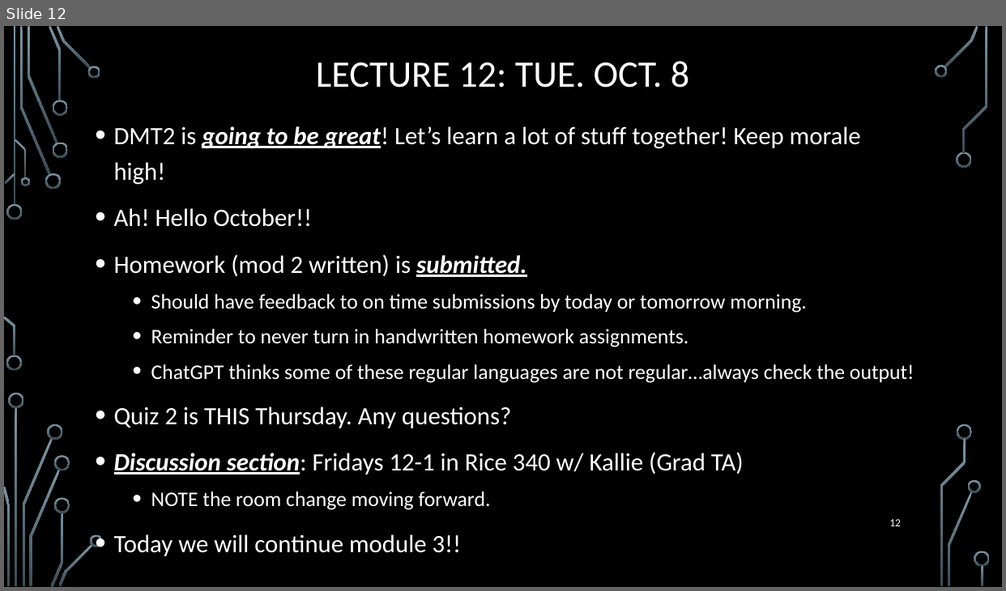
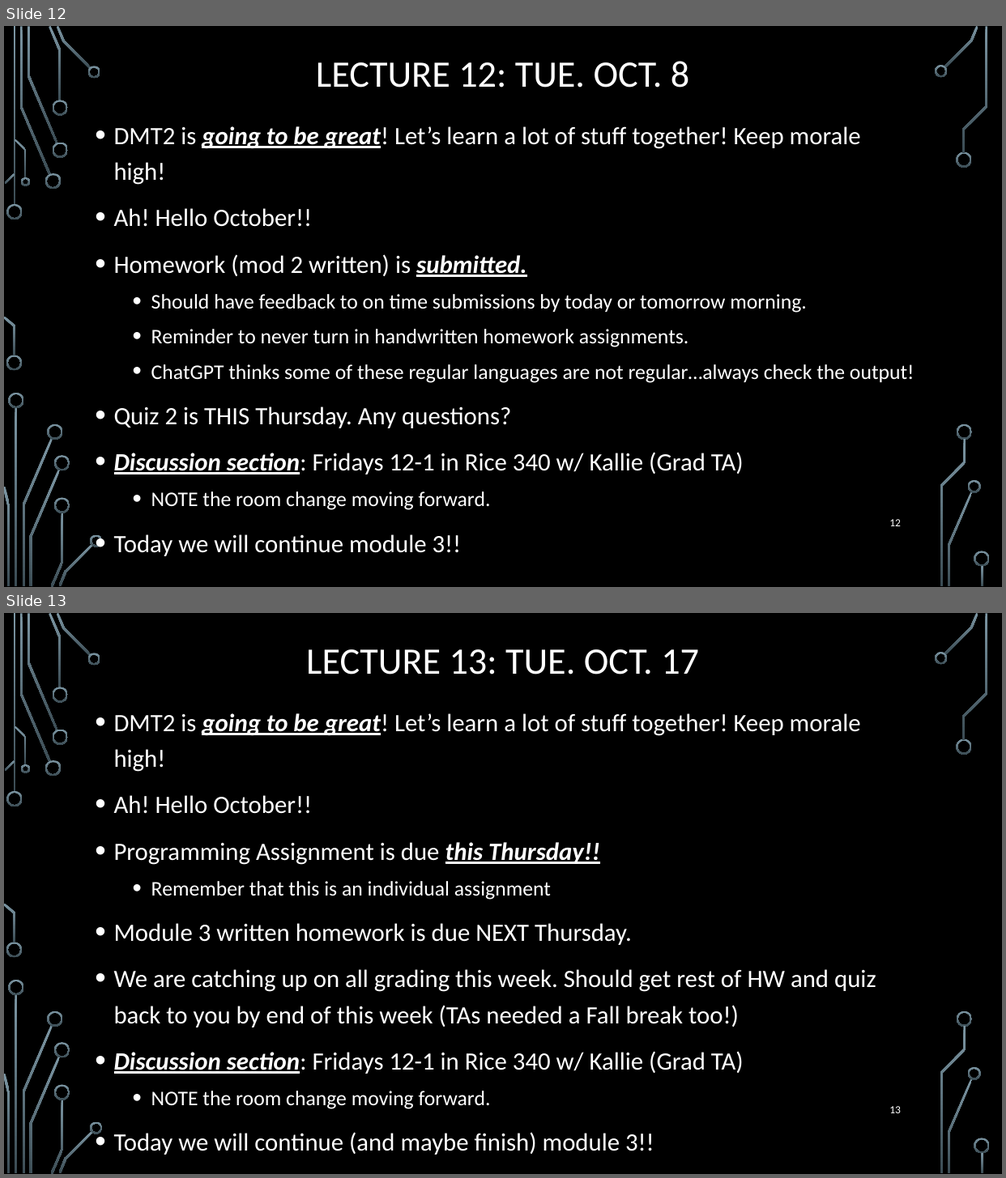
Before and after one commit to markfloryan/dmt2, a slide deck: slides/00-DailyAnnouncements.pptx. Shown one above the other, each under a label of ours: slide 12 before the commit, slides 12 and 13 after it. The pictures are 1006x591 and 1006x1178 pixels, drawn with LibreOffice and Linux fonts; fonts in the diff are those of the drawing; background and template pictures are left out. Boxes give left, top, right and bottom in pixels: in the first picture for what was removed or moved away, otherwise in the second. Text is boxed around its words. In the diff, an @@ line names an element or a change of style, - is before the commit and + after.

```diff
--- a/slides/00-DailyAnnouncements.pptx
+++ b/slides/00-DailyAnnouncements.pptx
@@ slide 13 added at [4,613,1002,1174], background picture (left out); not listed: 36 template elements that a slide beside it also shows @@
@@ title added at [306,649,699,675], 36 pt, text #FFFFFF @@
+LECTURE 13: TUE. OCT. 17
@@ text added at [114,713,876,1110], 24 pt, text #FFFFFF @@
+• DMT2 is going to be great! Let’s learn a lot of stuff together! Keep morale high!
+• Ah! Hello October!!
+• Programming Assignment is due this Thursday!!
+  • Remember that this is an individual assignment
+• Module 3 written homework is due NEXT Thursday.
+• We are catching up on all grading this week. Should get rest of HW and quiz back to you by end of this week (TAs needed a Fall break too!)
+• Discussion section: Fridays 12-1 in Rice 340 w/ Kallie (Grad TA)
+  • NOTE the room change moving forward.
+• Today we will continue (and maybe finish) module 3!!
@@ page number added at [889,1106,901,1114], 10.5 pt, text #FFFFFF @@
+13
```
Also in this commit, not shown: 1 other file.
